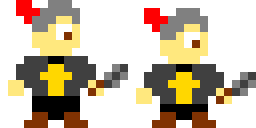
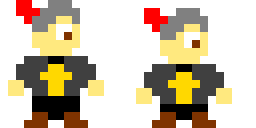
Layers edited between the first and the second w=256, h=128 image:
painted on "player_idle.png" over bbox(88, 64, 256, 104)
